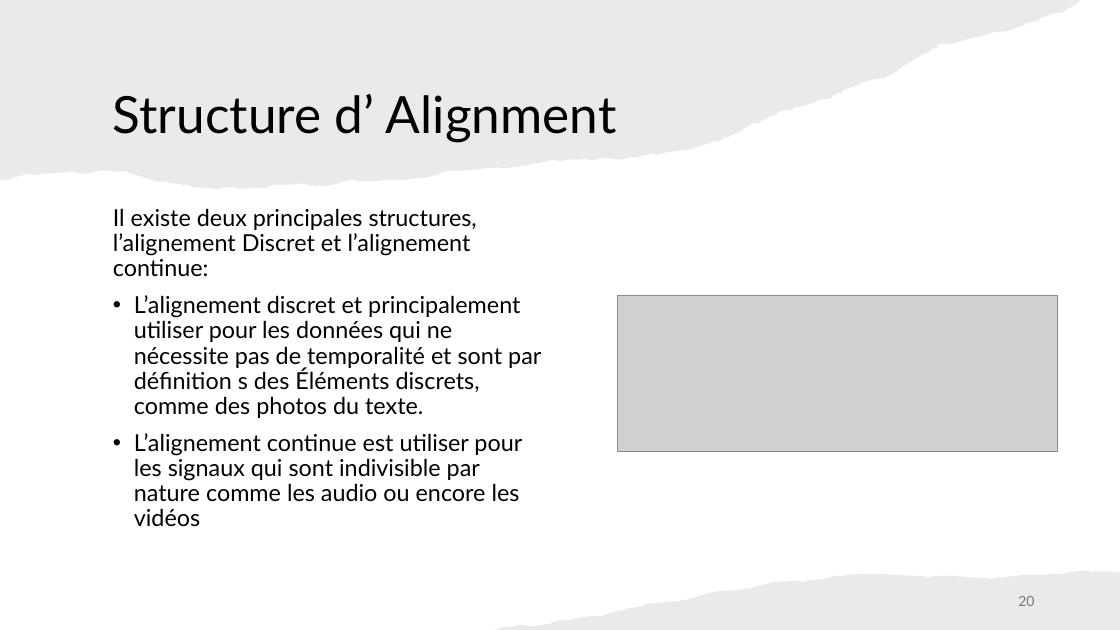
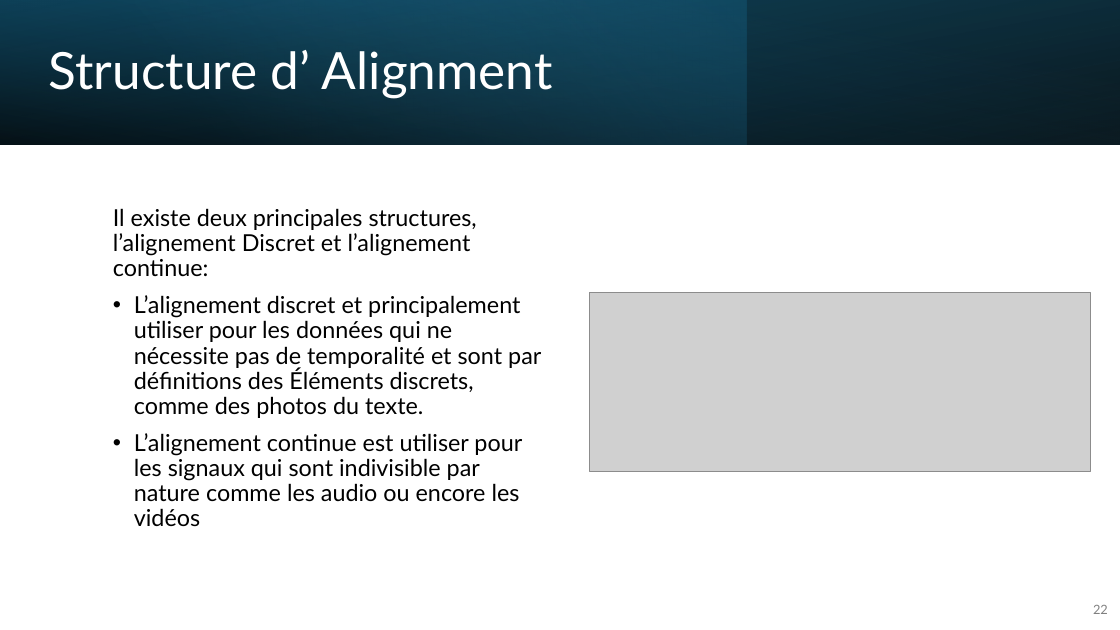
Before and after one commit to IzowRM/Stage-Cetic, a slide deck: slide 22 of Doc Slide/Presentation_du_27_01.pptx (slide 20 before the commit). Drawn at 1120x630 pixels with LibreOffice and Linux fonts; fonts in the diff are those of the drawing; grey boxes stand for pictures. Boxes give left, top, right and bottom in pixels: in the first picture for what was removed or moved away, otherwise in the second. Text is boxed around its words. In the diff, an @@ line names an element or a change of style, - is before the commit and + after.

```diff
--- a/Doc Slide/Presentation_du_27_01.pptx
+++ b/Doc Slide/Presentation_du_27_01.pptx
@@ freeform shape removed at <box>0,0,1081,189</box> @@
@@ rectangle added at <box>0,0,1120,145</box>, fill gradient #000000 to #104862 @@
@@ rectangle added at <box>0,0,747,145</box>, fill gradient #156082 to #46B1E1 @@
@@ rectangle added at <box>0,0,1120,145</box>, fill gradient #000000 to #156082 @@
@@ text "Structure d’ Alignment": place and size @@
-text "Structure d’ Alignment" at <box>113,94,616,143</box>
+text "Structure d’ Alignment" at <box>49,50,552,99</box>
@@ text "Structure d’ Alignment" at <box>49,50,552,99</box>: text colour #000000 to #FFFFFF @@
@@ text at <box>134,295,541,418</box>: spaces changed @@
-• L’alignement discret et principalement utiliser pour les données qui ne nécessite pas de temporalité et sont par définition s des Éléments discrets, comme des photos du texte.
+• L’alignement discret et principalement utiliser pour les données qui ne nécessite pas de temporalité et sont par définitions des Éléments discrets, comme des photos du texte.
@@ picture: place and size @@
-picture at <box>618,295,1058,451</box>
+picture at <box>589,292,1091,471</box>
@@ freeform shape removed at <box>495,571,1120,630</box> @@
@@ page number removed at <box>1018,596,1034,606</box> @@
-20
@@ page number added at <box>1093,605,1108,614</box>, 11 pt, text #808080 @@
+22
```
Also in this commit, not shown: 9 other slides changed, 8 slides added, 6 slides removed, 3 other files.
